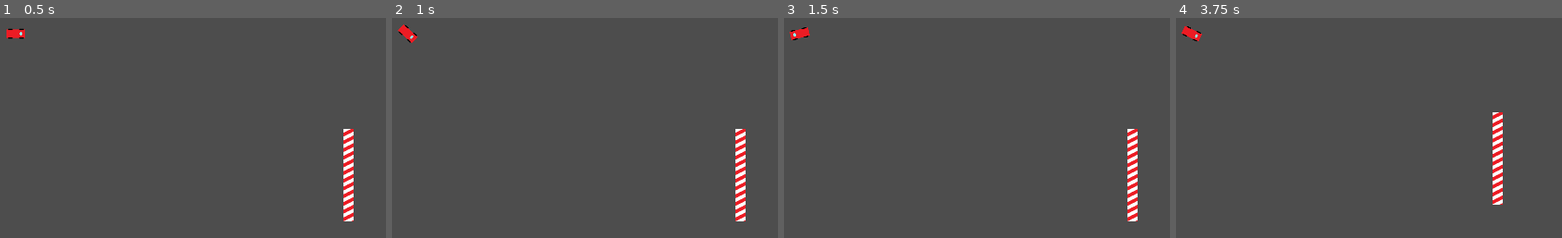
Above: before the commit, frames 1-4 (left to right).
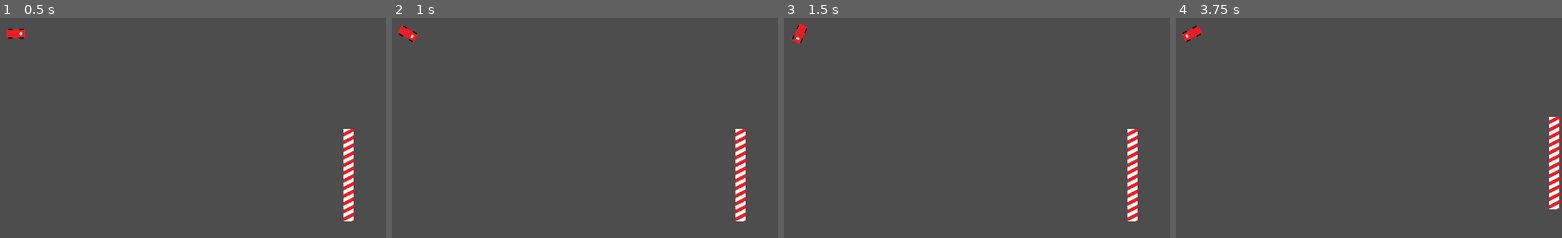
Above: after the commit, the same moments.

Repository: PixelWolf8976/BAISD-AT-at-game
Game: Godot game, scene res://Scenes/base_test_scene.tscn
Two runs of this game, one before a commit and one after it. Both use one fixed random seed, a clock stepped at 60 frames per second and the inputs below.
Inputs:
- Up to frame 1 (0.5 s): no input
- Up to frame 2 (1 s): tap Enter at 0.5 s; hold Right (turn_right) from 0.53 s (still down)
- Up to frame 3 (1.5 s): release Right (turn_right) at 1.28 s; hold Left (turn_left) from 1.28 s (still down)
- Up to frame 4 (3.75 s): release Left (turn_left) at 2.03 s; hold Right (turn_right) 2.03-2.78 s; hold Up (drive_forward) 2.78-3.53 s; hold Left (turn_left) from 3.53 s (still down)

Frame 1 is identical in both runs. In frame 2, 0.1% of the frame differs, in the area x 1-7%, y 2-12%; in frame 3, 0.2%; in frame 4, 2.4%, in the area x 1-100%, y 3-87%.

Commit message:
Update player.gd

Diff:
--- a/Things/player.gd
+++ b/Things/player.gd
@@ -6,8 +6,8 @@
 @export var corneringMaxSpeed = 475.0
 @export var acceleration = 200.0
 
-@export var rotationMaxSpeed = 7
-@export var rotationAcceleration = 7
+@export var rotationMaxSpeed = 5
+@export var rotationAcceleration = 5
 
 var currentMaxSpeed
 var speed = 0.0
@@ -34,9 +34,13 @@
 	velocity = Vector2(speed, 0).rotated(rotation)
 
 	if Input.is_action_pressed("turn_left"):
+		if rotationSpeed > 0:
+			rotationSpeed -= rotationAcceleration * delta
 		if rotationSpeed > -rotationMaxSpeed:
 			rotationSpeed -= rotationAcceleration * delta
 	elif Input.is_action_pressed("turn_right"):
+		if rotationSpeed < 0:
+			rotationSpeed += rotationAcceleration * delta
 		if rotationSpeed < rotationMaxSpeed:
 			rotationSpeed += rotationAcceleration * delta
 	else:
